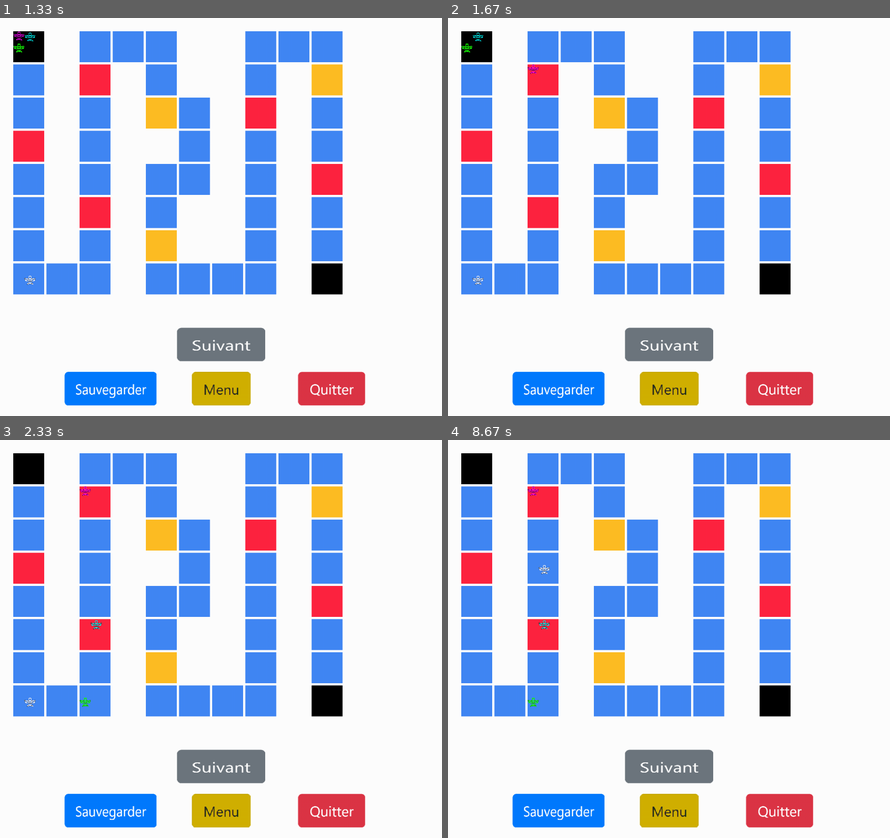
Above: before the commit, frames 1-4 (two rows, left to right).
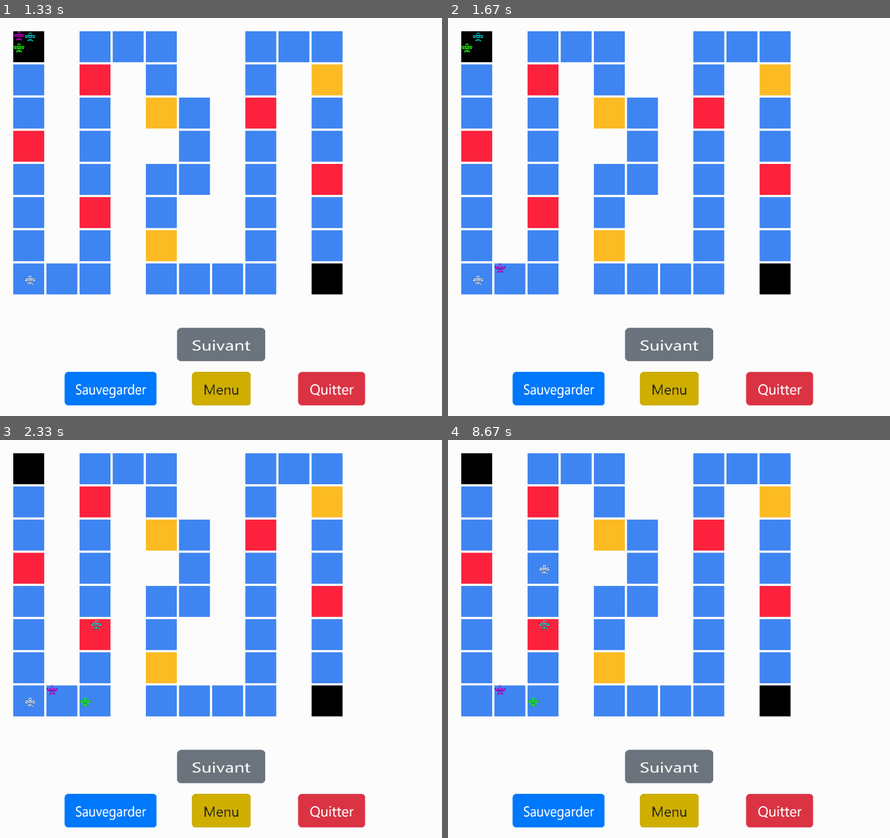
Above: after the commit, the same moments.

Repository: tw0hour/pythonApp
Game: pygame game, started from main.py
Same seed, same stepped clock (60 frames per second), same inputs: the game is played once before the commit and once after it.
Inputs (mouse positions are in pixels of both pictures, inside the frame that each line leads up to):
- Up to frame 1 (1.33 s): click (221, 117) at 0.38 s; click (221, 344) at 0.75 s; click (221, 344) at 1.13 s
- Up to frame 2 (1.67 s): click (669, 344) at 1.53 s
- Up to frame 3 (2.33 s): click (221, 766) at 1.93 s
- Up to frame 4 (8.67 s): move the mouse to (695, 750) at 8.2 s; click (695, 750) at 8.33 s

Frame 1 is identical in both runs. In frame 2, less than 0.1% of the frame differs, in the area x 10-21%, y 11-65%; in frame 3, less than 0.1%; in frame 4, less than 0.1%.

Commit message:
correct beug

Diff:
--- a/Game.py
+++ b/Game.py
@@ -43,9 +43,9 @@
         raise ValueError("'{pos}' is not in list".format(pos=pos))
 
     @staticmethod
-    def knownCase(cases, x, y):
+    def knownCase(cases, i, j):
         for case in cases:
-            if case.x == x and case.y == y:
+            if case.x == j and case.y == i:
                 return True
         return False
 
@@ -72,30 +72,30 @@
         moveEvents = [x for x in self.getEvents() if x.target == "move"]
 
         actual = list(self.find_in_list_of_list(tab, -1))
-        cases.append(Case(actual[0], actual[1], None))
+        cases.append(Case(actual[1],actual[0], None))
 
         while self.notVisitedCase(tab, cases, actual):
             i, j = actual[0], actual[1]
             if tab[i][j] == 2:
                 if len(moveEvents) > 0:
-                    cases.append(Case(i, j, moveEvents.pop()))
+                    cases.append(Case(j, i, moveEvents.pop()))
                 else:
                     tab[i][j] = 1
 
             if tab[i][j] == 3:
                 if len(moneyEvents) > 0:
-                    cases.append(Case(i, j, moneyEvents.pop()))
+                    cases.append(Case(j, i, moneyEvents.pop()))
                 else:
                     tab[i][j] = 1
 
             if tab[i][j] == 1 or tab[i][j] == -1 or tab[i][j] == -2:
-                cases.append(Case(i, j, None))
+                cases.append(Case(j, i, None))
 
         return cases
 
     def initializePlayers(self):
-        posX = self.cases[0].y * (70 + 5) + 30
-        posY = self.cases[0].x * (70 + 5) + 30
+        posX = self.cases[0].x * (70 + 5) + 30
+        posY = self.cases[0].y * (70 + 5) + 30
         players = [Player("ressources/pion/j1.png", posX, posY),
                    Player("ressources/pion/j2.png", posX + 25, posY),
                    Player("ressources/pion/j3.png", posX, posY + 25),
@@ -116,13 +116,13 @@
 
     def printBoard(self, screen):
 
-        pygame.draw.rect(screen, (0, 0, 0), (self.cases[0].y * (70 + 5) + 30, self.cases[0].x * (70 + 5) + 30, 70, 70))
+        pygame.draw.rect(screen, (0, 0, 0), (self.cases[0].x * (70 + 5) + 30, self.cases[0].y * (70 + 5) + 30, 70, 70))
         pygame.draw.rect(screen, (0, 0, 0),
-                         (self.cases[-1].y * (70 + 5) + 30, self.cases[-1].x * (70 + 5) + 30, 70, 70))
+                         (self.cases[-1].x * (70 + 5) + 30, self.cases[-1].y * (70 + 5) + 30, 70, 70))
 
         for i in self.cases[1:-1]:
-            posX = i.x * (70 + 5) + 30
-            posY = i.y * (70 + 5) + 30
+            posX = i.y * (70 + 5) + 30
+            posY = i.x * (70 + 5) + 30
             # normal case
             if i.event is None:
                 pygame.draw.rect(screen, (66, 135, 245), (posY, posX, 70, 70))
@@ -251,12 +251,12 @@
     def movePawn(self, nb):
         # player4 turn
         if self.players[0].turn:
-            self.players[0].case = nb + self.players[3].case
+            self.players[0].case = nb + self.players[0].case
             if self.players[0].case >= len(self.cases) - 1:
                 self.players[0].case = len(self.cases) - 1
 
-            self.players[0].move(self.cases[self.players[0].case].y * (70 + 5) + 30,
-                                 self.cases[self.players[0].case].x * (70 + 5) + 30)
+            self.players[0].move(self.cases[self.players[0].case].x * (70 + 5) + 30,
+                                 self.cases[self.players[0].case].y * (70 + 5) + 30)
             return
 
         # player4 turn
@@ -264,8 +264,8 @@
             self.players[1].case = nb + self.players[1].case
             if self.players[1].case >= len(self.cases) - 1:
                 self.players[1].case = len(self.cases) - 1
-            self.players[1].move(self.cases[self.players[1].case].y * (70 + 5) + 30 + 25,
-                                 self.cases[self.players[1].case].x * (70 + 5) + 30)
+            self.players[1].move(self.cases[self.players[1].case].x * (70 + 5) + 30 + 25,
+                                 self.cases[self.players[1].case].y * (70 + 5) + 30)
             return
 
         # player4 turn
@@ -274,8 +274,8 @@
             if self.players[2].case >= len(self.cases) - 1:
                 self.players[2].case = len(self.cases) - 1
 
-            self.players[2].move(self.cases[self.players[2].case].y * (70 + 5) + 30,
-                                 self.cases[self.players[2].case].x * (70 + 5) + 30 + 25)
+            self.players[2].move(self.cases[self.players[2].case].x * (70 + 5) + 30,
+                                 self.cases[self.players[2].case].y * (70 + 5) + 30 + 25)
             return
 
         # player4 turn
@@ -284,6 +284,6 @@
             if self.players[3].case >= len(self.cases) - 1:
                 self.players[3].case = len(self.cases) - 1
 
-            self.players[3].move(self.cases[self.players[3].case].y * (70 + 5) + 30 + 25,
-                                 self.cases[self.players[3].case].x * (70 + 5) + 30 + 25)
-            return
+            self.players[3].move(self.cases[self.players[3].case].x * (70 + 5) + 30 + 25,
+                                 self.cases[self.players[3].case].y * (70 + 5) + 30 + 25)
+            return
--- a/ressources/backup/backup.json
+++ b/ressources/backup/backup.json
@@ -1 +1 @@
-[false, 100, 100, 705, 555, false, 100, 100, 730, 555, false, 100, 100, 705, 580, true, 100, 100, 730, 580]
+[false, 100, 100, 705, 555, false, 100, 100, 730, 555, true, 100, 100, 705, 580, false, 100, 100, 730, 580]
